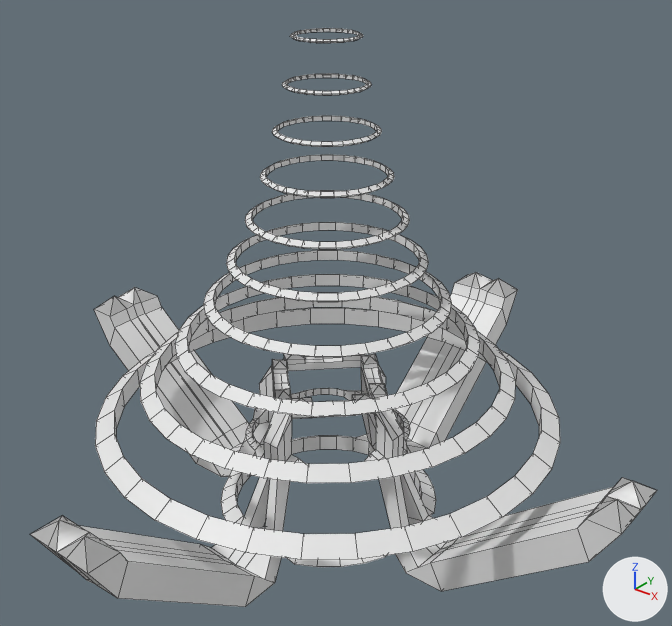
The Blender file dev_files_donot_use_for_server/blender_files/jdeivid/ruina/v1/w30_boss_crest.blend as it was, and as the next commit left it.
Before and after are seen from a 50 mm lens placed at (37.8, -46.3, 41.8), pointed at (0.8, 0.0, 13.1). The lights are fixed; the arrows at lower right show +X, +Y and +Z. Mesh edges are drawn as thin lines.

Objects in the first picture: 'w30_boss_crest'.
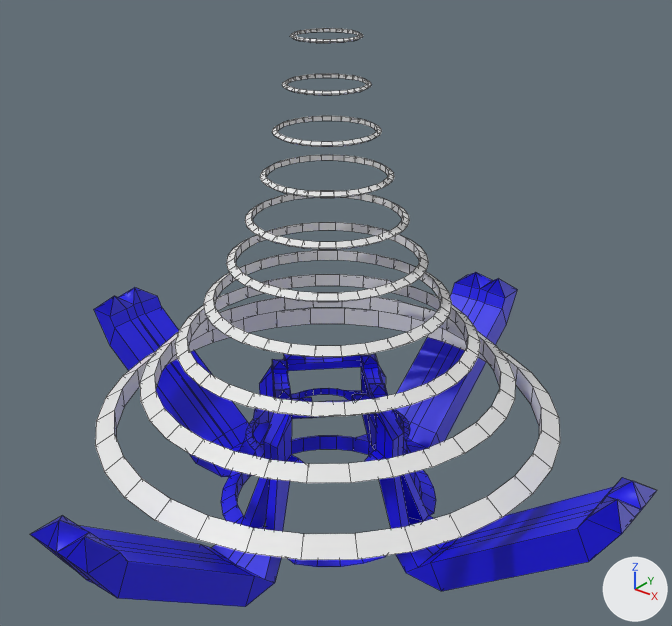
Boxes [x1, y1, x2, y2] around the edits, measured in the pictures (672 x 626 px):
'w30_boss_crest', recoloured (white to blue)
    both: [30, 253, 657, 607]

The change in detail:
Material 'blue' (mat_blue) changes colour from white #e7e7e7 to blue #130ae7; in linear values from (0.8, 0.8, 0.8) to (0.00646, 0.00303, 0.8).
